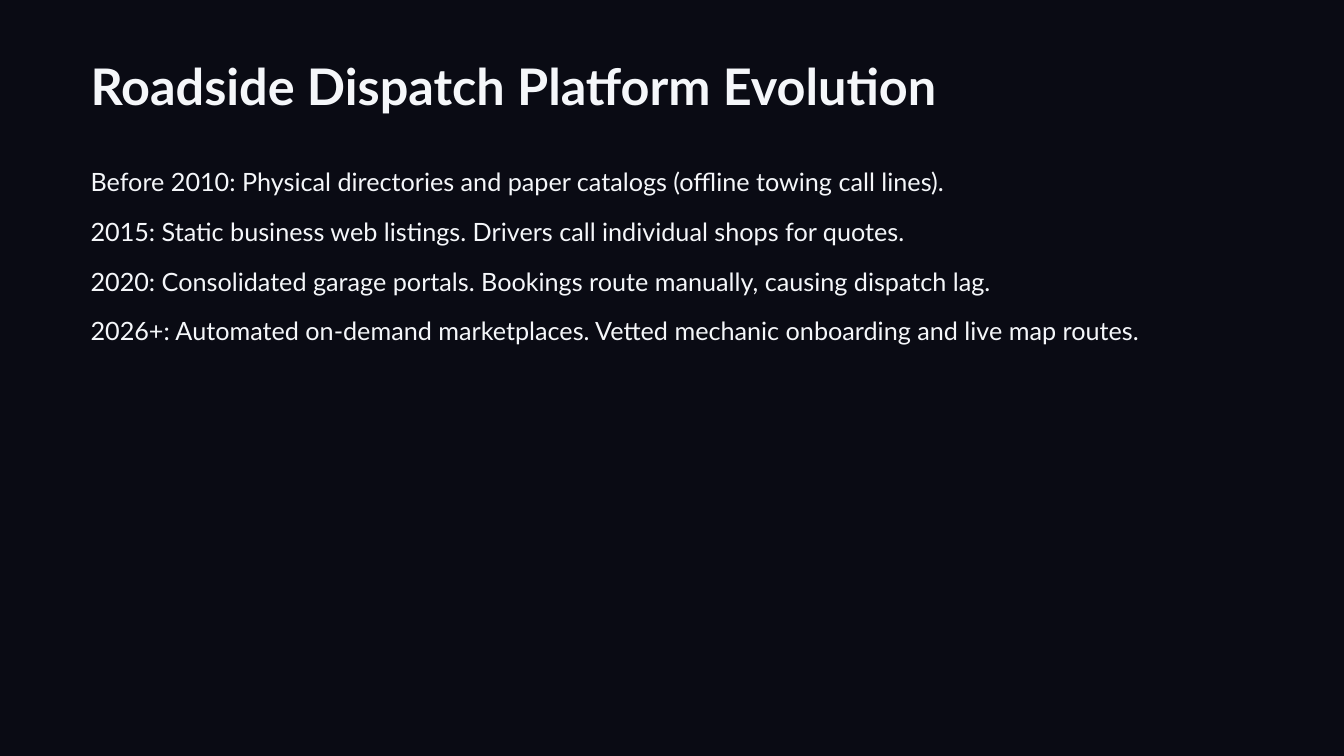
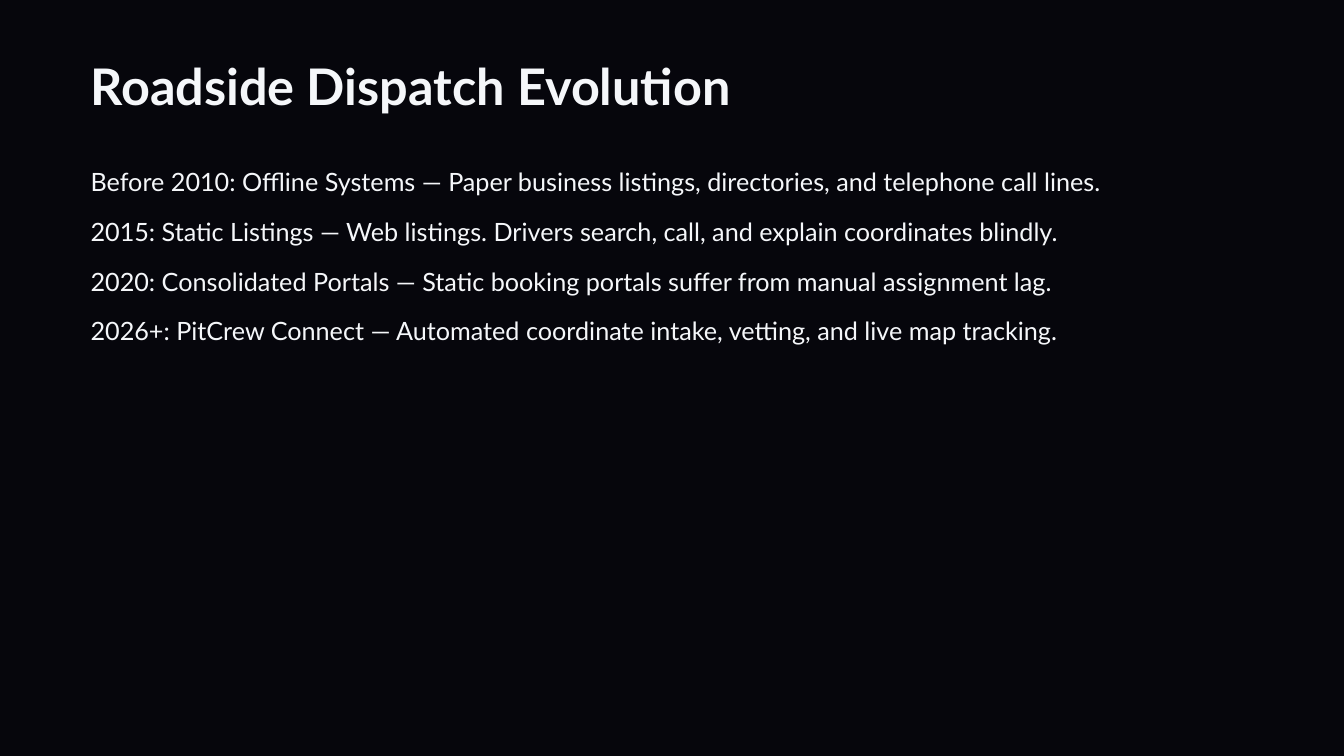
Before and after one commit to jaiAkash1209/Ecube-ppt, a slide deck: slide 4 of PitCrew_Connect_Showcase.pptx (slide 3 before the commit). Drawn at 1344x756 pixels with LibreOffice and Linux fonts; fonts in the diff are those of the drawing. Boxes give left, top, right and bottom in pixels: in the first picture for what was removed or moved away, otherwise in the second. Text is boxed around its words. In the diff, an @@ line names an element or a change of style, - is before the commit and + after.

```diff
--- a/PitCrew_Connect_Showcase.pptx
+++ b/PitCrew_Connect_Showcase.pptx
@@ background #0A0B14 to #06060C @@
@@ text at (91, 67, 730, 114): text changed @@
-Roadside Dispatch Platform Evolution
+Roadside Dispatch Evolution
@@ text at (91, 172, 1100, 345): text changed @@
-Before 2010: Physical directories and paper catalogs (offline towing call lines).
-2015: Static business web listings. Drivers call individual shops for quotes.
-2020: Consolidated garage portals. Bookings route manually, causing dispatch lag.
-2026+: Automated on-demand marketplaces. Vetted mechanic onboarding and live map routes.
+Before 2010: Offline Systems — Paper business listings, directories, and telephone call lines.
+2015: Static Listings — Web listings. Drivers search, call, and explain coordinates blindly.
+2020: Consolidated Portals — Static booking portals suffer from manual assignment lag.
+2026+: PitCrew Connect — Automated coordinate intake, vetting, and live map tracking.
```
Also in this commit, not shown: 4 other slides changed, 6 slides added, 3 slides removed, 4 other files.
